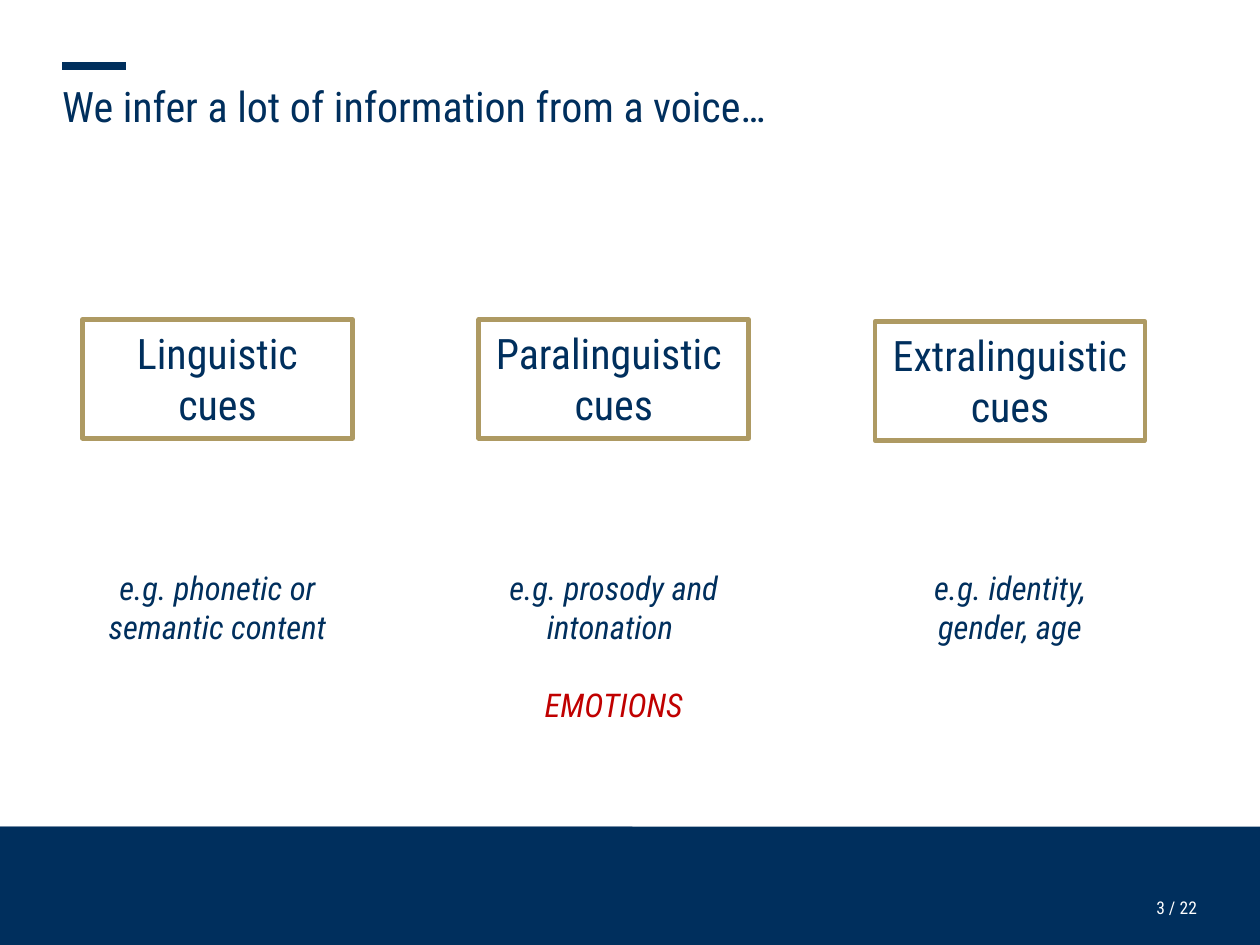
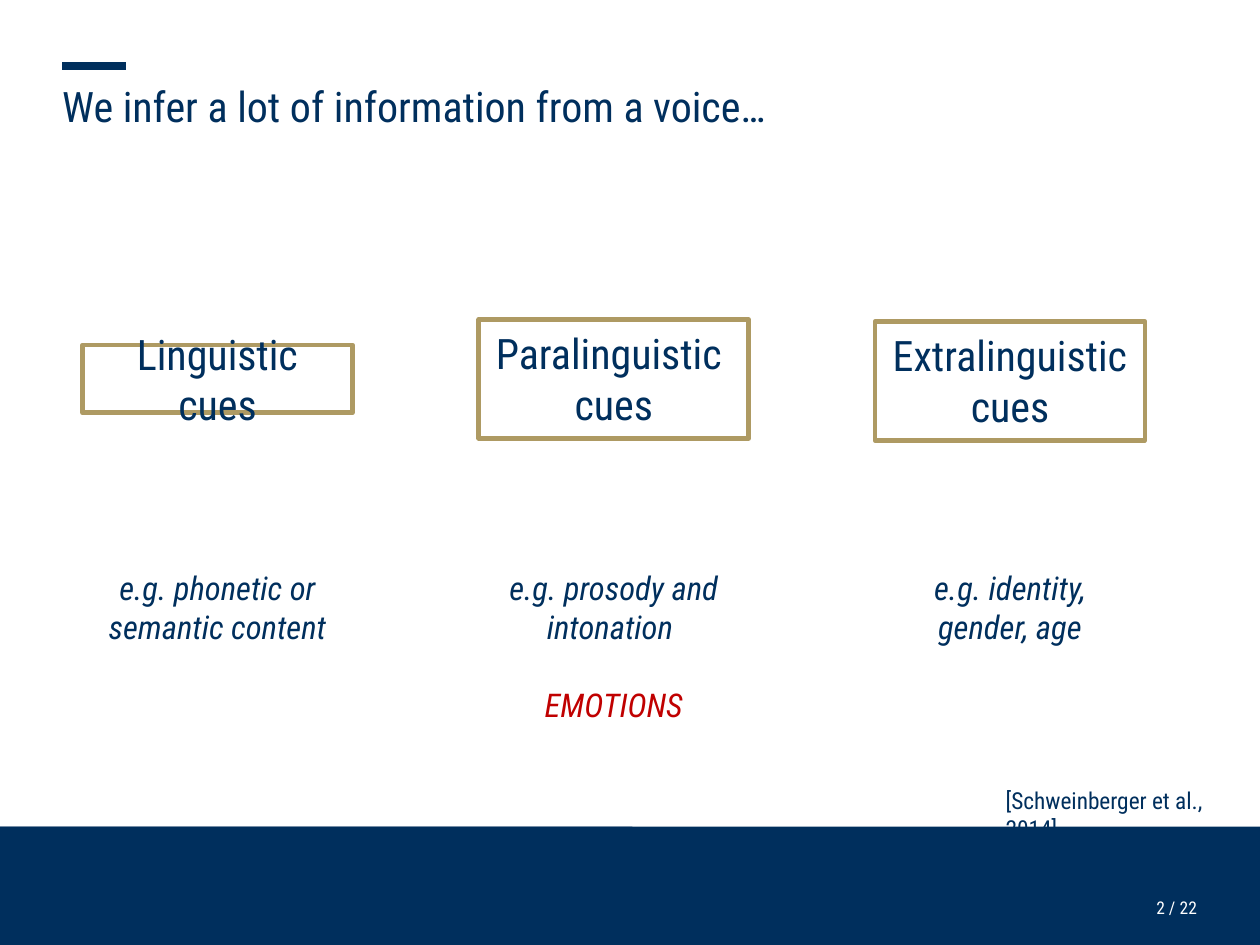
Before and after one commit to ChristineNussbaum/2025_Simultaneous_Adaptation, a slide deck: slide 2 of talks/Kolloq_Simulatenous_opposite_adaptation.pptx (slide 3 before the commit). Drawn at 1260x945 pixels with LibreOffice and Linux fonts; fonts in the diff are those of the drawing; background and template pictures are left out. Boxes give left, top, right and bottom in pixels: in the first picture for what was removed or moved away, otherwise in the second. Text is boxed around its words. In the diff, an @@ line names an element or a change of style, - is before the commit and + after.

```diff
--- a/talks/Kolloq_Simulatenous_opposite_adaptation.pptx
+++ b/talks/Kolloq_Simulatenous_opposite_adaptation.pptx
@@ rectangle "Linguistic cues": place and size @@
-rectangle "Linguistic cues" at (82, 319, 353, 438)
+rectangle "Linguistic cues" at (82, 344, 353, 412)
@@ rectangle "Linguistic cues" at (82, 344, 353, 412): vertical alignment top to middle @@
@@ text added at (1006, 790, 1202, 827), 10 pt, text #002F5D @@
+[Schweinberger et al., 2014]
@@ page number at (1156, 901, 1197, 914): text changed @@
-3 / 22
+2 / 22
```
Also in this commit, not shown: 12 other slides changed, 11 slides added, 3 slides removed, 1 other file.
